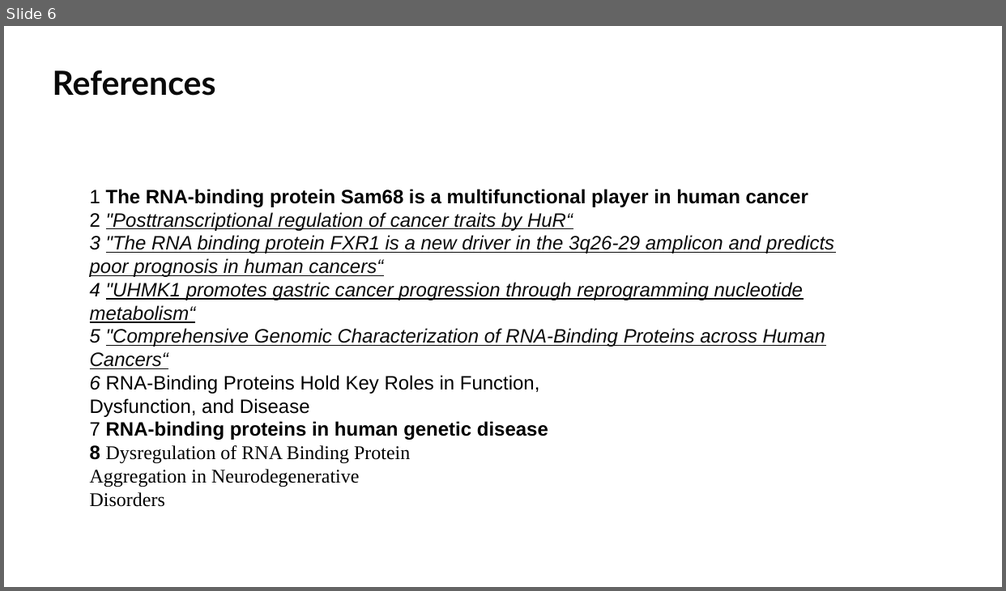
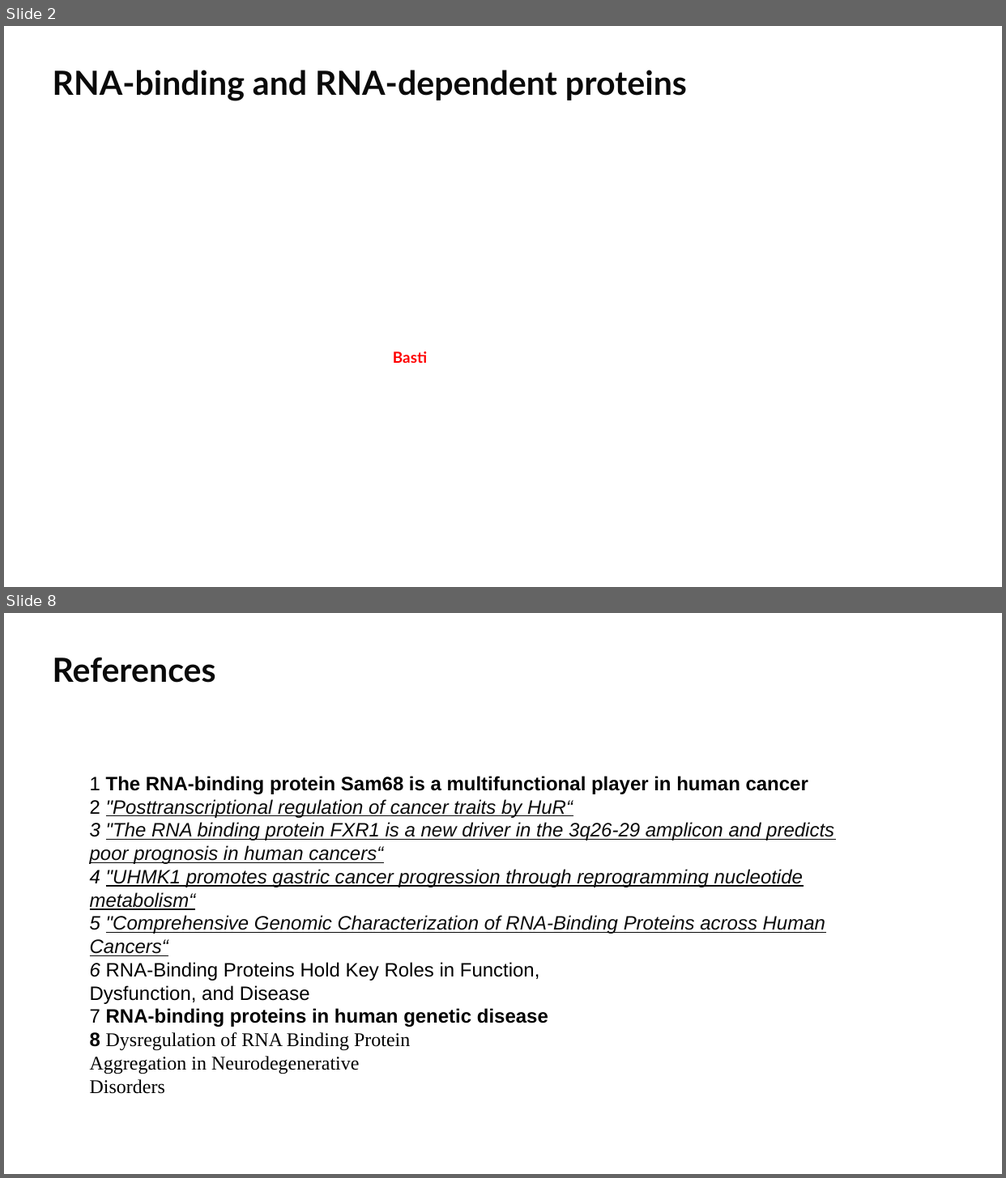
Before and after one commit to datascience-mobi-2022/2022-topic-03-team-02, a slide deck: projectproposal/PP.pptx. Shown one above the other, each under a label of ours: slide 6 before the commit, slides 2 and 8 after it; the slides between them are not shown. The pictures are 1006x591 and 1006x1178 pixels, drawn with LibreOffice and Linux fonts; fonts in the diff are those of the drawing. Boxes give left, top, right and bottom in pixels: in the first picture for what was removed or moved away, otherwise in the second. Text is boxed around its words. In the diff, an @@ line names an element or a change of style, - is before the commit and + after.

```diff
--- a/projectproposal/PP.pptx
+++ b/projectproposal/PP.pptx
@@ slide 2 added at <box>4,26,1002,587</box>, background #FFFFFF @@
@@ text added at <box>53,70,687,101</box>, 24 pt, text #0A0A0A, bold @@
+RNA-binding and RNA-dependent proteins
@@ text added at <box>393,352,427,363</box>, 11 pt, text #FF0000, bold @@
+Basti
@@ what was slide 6 is now slide 8 @@
```
Also in this commit, not shown: 5 slides changed, 1 other slide added.
